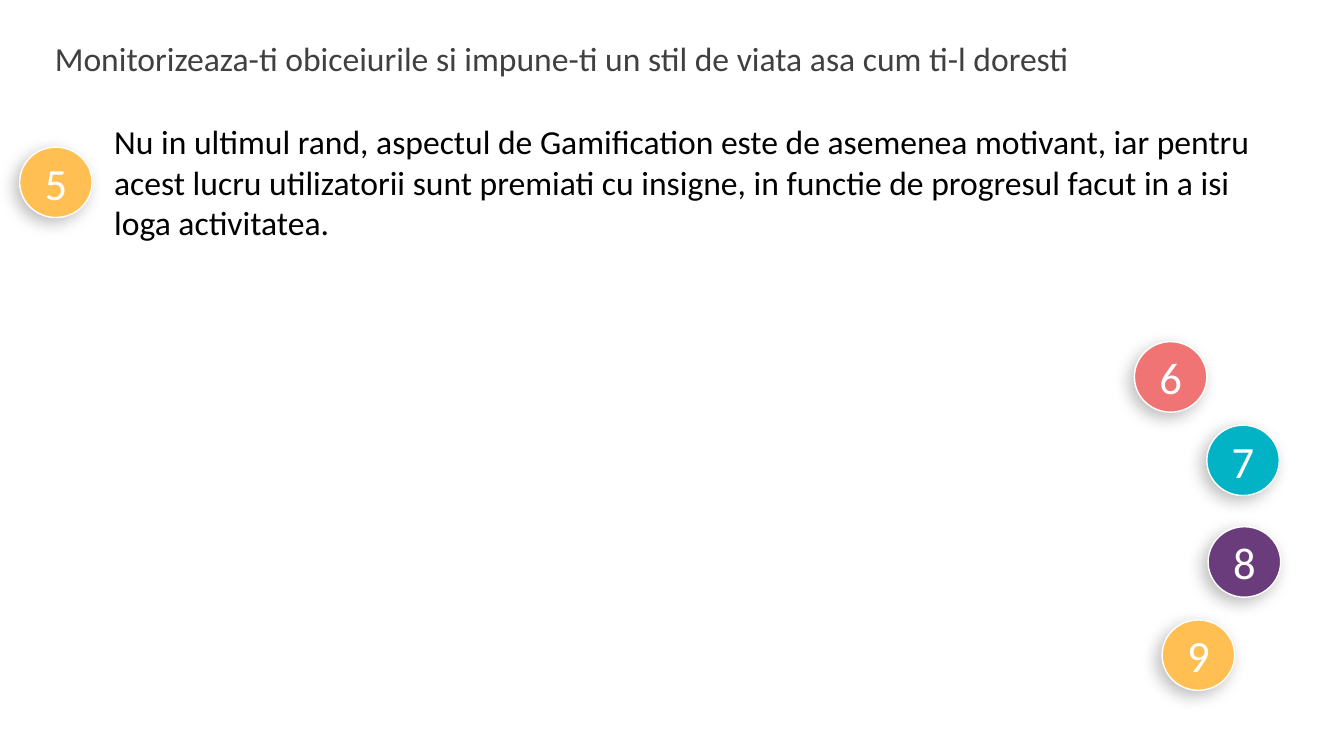
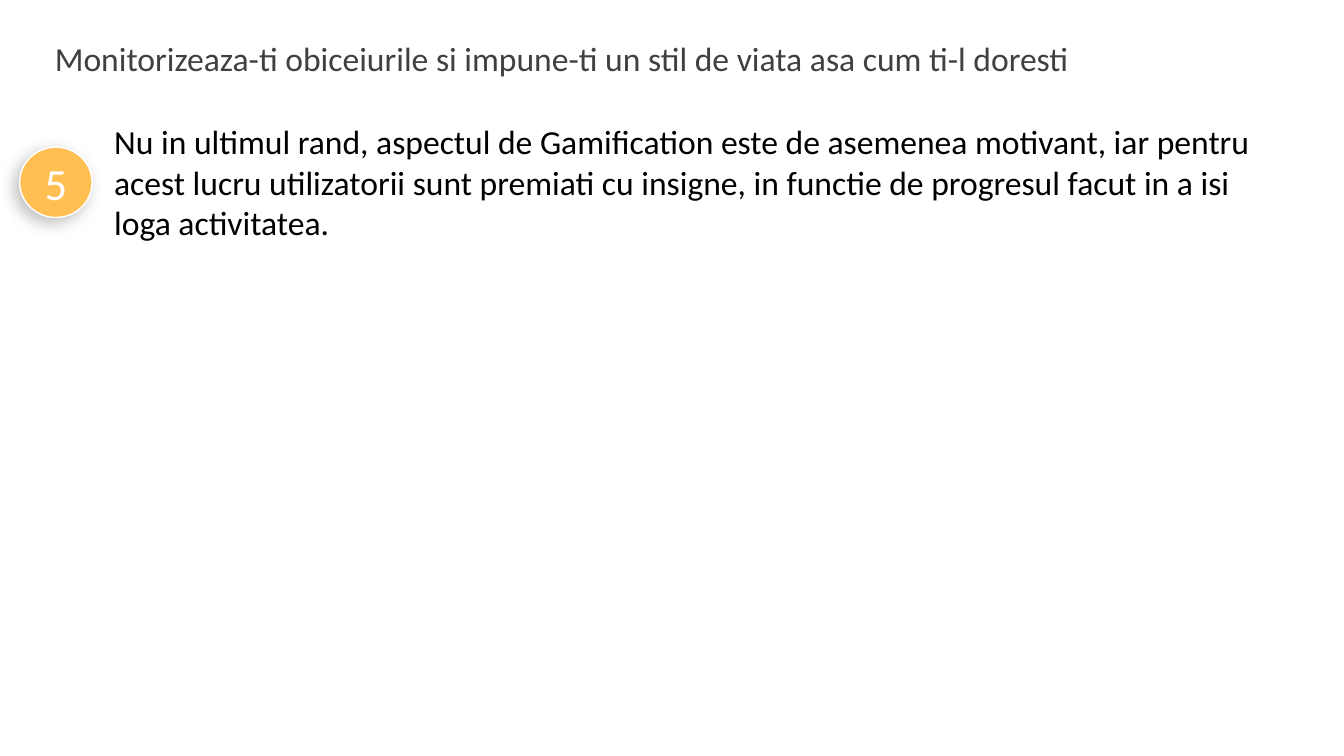
Before and after one commit to lia-ghita/ht, a slide deck: slide 5 of HabitTracker.pptx. Drawn at 1344x756 pixels with LibreOffice and Linux fonts; fonts in the diff are those of the drawing; background and template pictures are left out. Boxes give left, top, right and bottom in pixels: in the first picture for what was removed or moved away, otherwise in the second. Text is boxed around its words. In the diff, an @@ line names an element or a change of style, - is before the commit and + after.

```diff
--- a/HabitTracker.pptx
+++ b/HabitTracker.pptx
@@ ellipse removed at (x1=1134, y1=342, x2=1207, y2=412) @@
-6
@@ ellipse removed at (x1=1207, y1=425, x2=1279, y2=496) @@
-7
@@ ellipse removed at (x1=1209, y1=526, x2=1281, y2=597) @@
-8
@@ ellipse removed at (x1=1163, y1=620, x2=1235, y2=691) @@
-9
```
Also in this commit, not shown: 2 other slides changed, 19 slides added, 23 slides removed.
